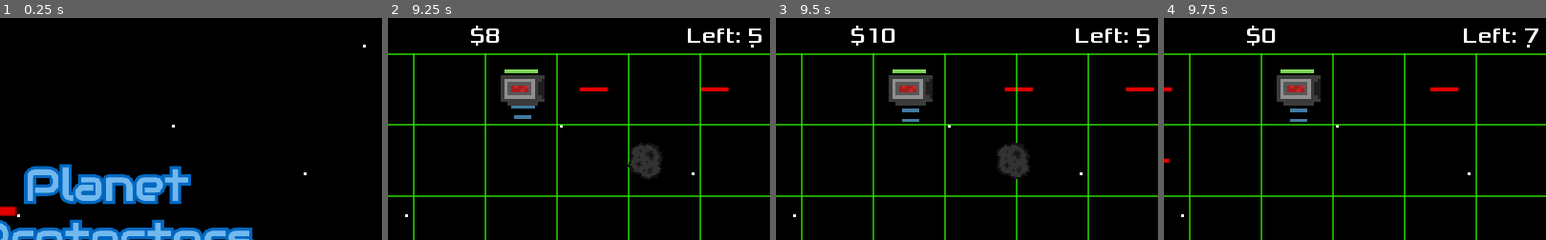
Above: before the commit, frames 1-4 (left to right).
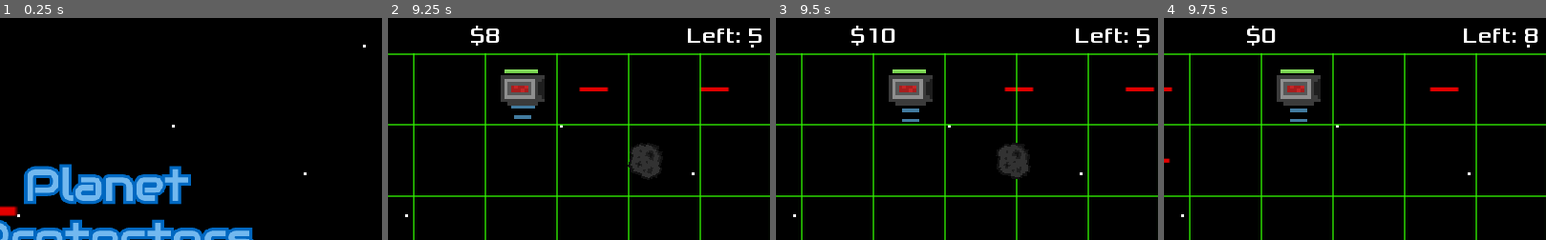
Above: after the commit, the same moments.

Repository: EthanMHolland/PlanetProtectors
Game: Godot game, scene res://src/TitleScreen.tscn
Same seed, same stepped clock (60 frames per second), same inputs: the game is played once before the commit and once after it.
Inputs (mouse positions are % of the whole screen's width and height, from its top left):
- Up to frame 1 (0.25 s): no input
- Up to frame 2 (9.25 s): click "PLAY" at 0.5 s; click "PAUSE" at 1.25 s; click "RESUME" at 2 s; move the mouse to (23, 16) at 2.77 s; tap 0 (add_funds) at 2.85, 5.85, 8.85 s; click (23, 16) at 2.92 s; move the mouse to (33, 16) at 3.52 s; tap = (increase_wave) at 3.6, 6.6 s; click (33, 16) at 3.67 s; move the mouse to (42, 16) at 4.27 s; click (42, 16) at 4.35 s; move the mouse to (52, 16) at 5.02 s; tap - (stop_asteroid_spawning) at 5.1, 8.1 s; click (52, 16) at 5.17 s; move the mouse to (61, 16) at 5.77 s; click (61, 16) at 5.92 s; move the mouse to (70, 16) at 6.52 s; click (70, 16) at 6.67 s; move the mouse to (80, 16) at 7.27 s; click (80, 16) at 7.35 s; move the mouse to (89, 16) at 8.02 s; click (89, 16) at 8.17 s; move the mouse to (23, 32) at 8.77 s; click (23, 32) at 8.92 s
- Up to frame 3 (9.5 s): no input
- Up to frame 4 (9.75 s): move the mouse to (33, 32) at 9.52 s; tap = (increase_wave) at 9.6 s; click (33, 32) at 9.67 s
The pictures show only the part of the screen within x 44-94%, y 0-50%; the shares and areas given below are measured in that part.

Frames 1-3 are identical in both runs. In frame 4, 0.1% of the frame differs, in the area x 94-98%, y 4-12%.

Commit message:
Fixed bug where Hud displayed incorrect amount of asteroids left

Diff:
--- a/project/src/Level.gd
+++ b/project/src/Level.gd
@@ -7,6 +7,7 @@
 
 var _asteroids_this_wave : int
 var _asteroids_left : int
+var _asteroids_left_in_wave : int
 var _asteroids_destroyed : int
 var _wave : int = 0
 var _total_asteroids_destroyed : int
@@ -34,7 +35,7 @@
 	if(_asteroids_left == 0):
 		$SpawnerTimer.stop()
 	_check_asteroids_left()
-	$AsteroidsLeft.text = "Left: " + str(_asteroids_this_wave - _asteroids_destroyed)
+	$AsteroidsLeft.text = "Left: " + str(_asteroids_left_in_wave)
 	$Money.text = "$" + str(_money)
 	$Wave.text = "Wave: " + str(_wave)
 
@@ -63,6 +64,7 @@
 # Ignored because we want to only spawn integers of asteroids, so we must round and lose precision
 	_asteroids_this_wave = round(BASE_ASTEROID_AMOUNT + (pow(_wave, 2) * BASE_ASTEROID_AMOUNT/10))
 	_asteroids_left = _asteroids_this_wave
+	_asteroids_left_in_wave = _asteroids_this_wave
 	$SpawnerTimer.start()
 
 
@@ -93,7 +95,7 @@
 
 #checks if all asteroids this wave have been destroyed and if so, starts between wave timer
 func _check_asteroids_left():
-	if (_asteroids_destroyed >= _asteroids_this_wave and $BetweenWavesTimer.time_left == 0):
+	if (_asteroids_left_in_wave == 0 and $BetweenWavesTimer.time_left == 0):
 		_asteroids_destroyed = 0
 		$BetweenWavesTimer.start()
 
@@ -112,6 +114,7 @@
 	$AsteroidExplodeSound.play()
 	_asteroids_destroyed += 1
 	_total_asteroids_destroyed += 1
+	_asteroids_left_in_wave -= 1
 	_money += 2
 
 
